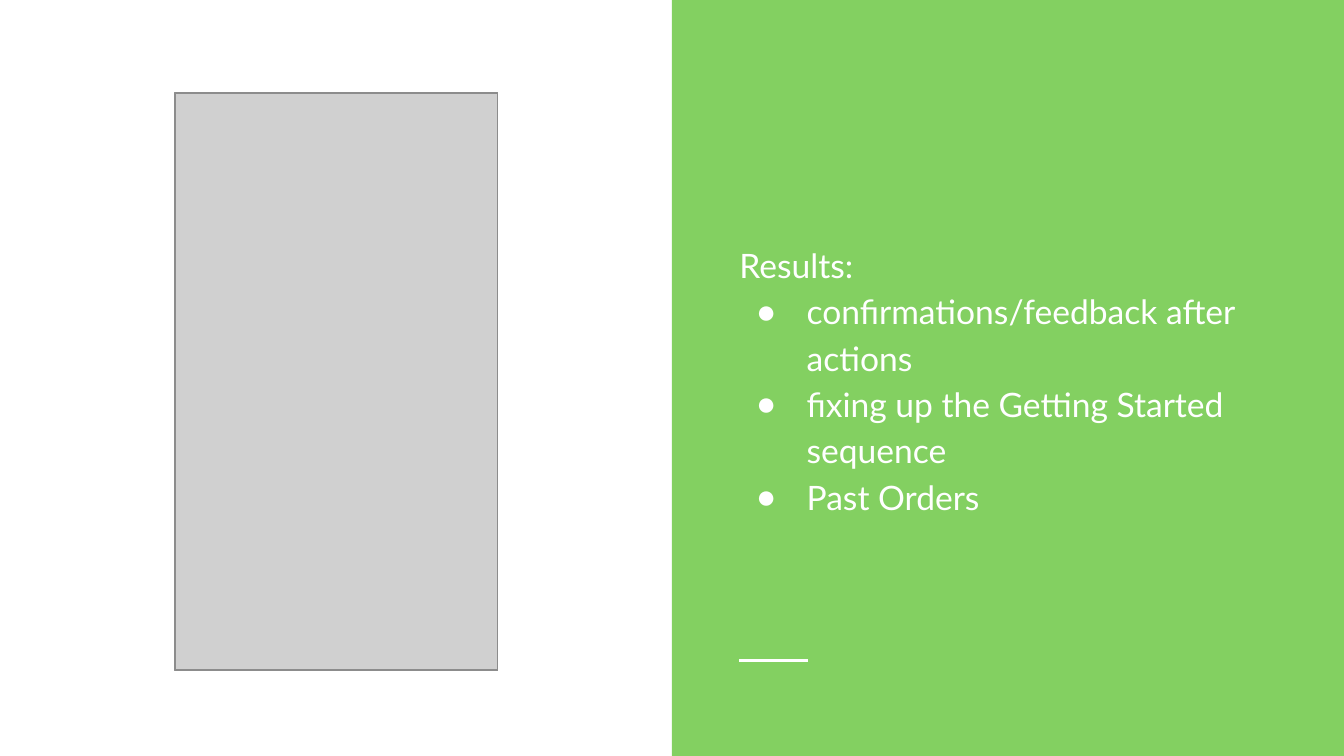
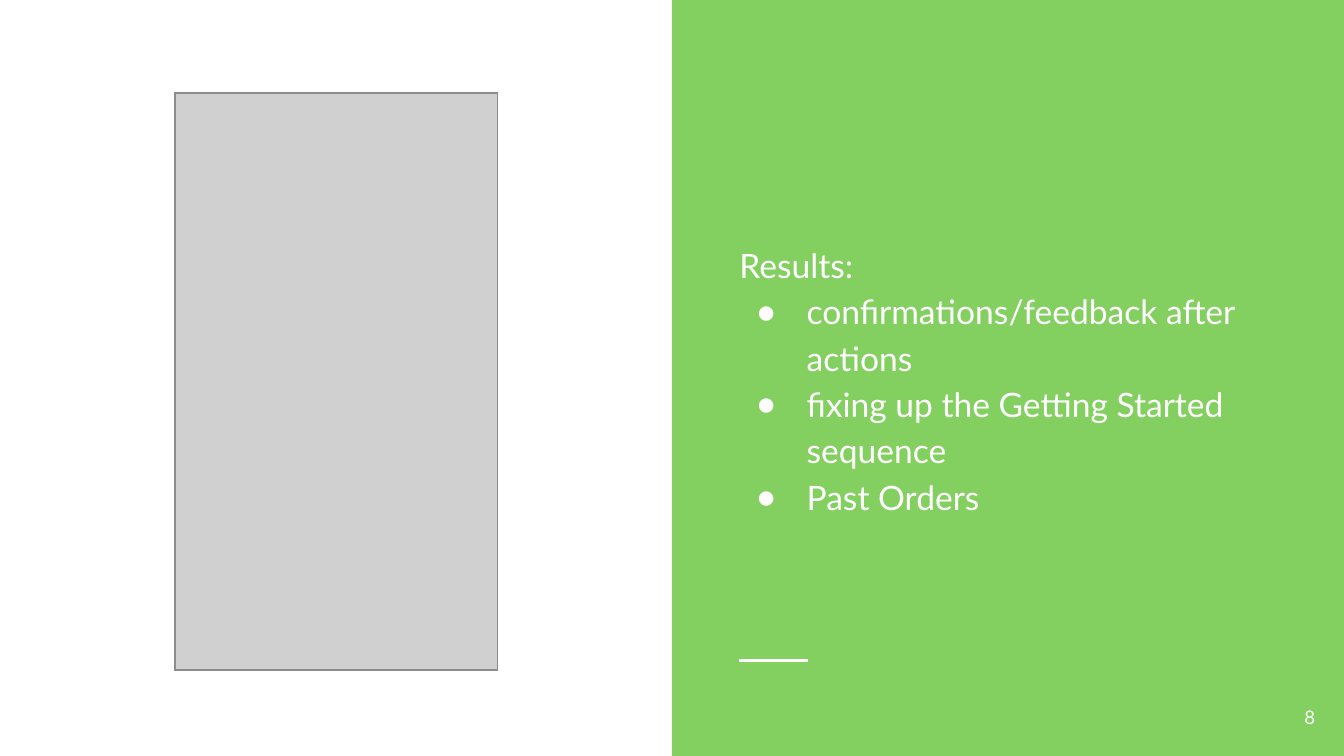
Before and after one commit to InteractionPrototyping/WS2022_WeDeserveArrays, a slide deck: slide 8 of iteration-3/presentation/Milestone 3.pptx. Drawn at 1344x756 pixels with LibreOffice and Linux fonts; fonts in the diff are those of the drawing; grey boxes stand for pictures. Boxes give left, top, right and bottom in pixels: in the first picture for what was removed or moved away, otherwise in the second. Text is boxed around its words. In the diff, an @@ line names an element or a change of style, - is before the commit and + after.

Commit message:
Updated Presentation slides

```diff
--- a/iteration-3/presentation/Milestone 3.pptx
+++ b/iteration-3/presentation/Milestone 3.pptx
@@ page number added at [1304, 710, 1315, 724], 10 pt, text #FFFFFF @@
+8
```
Also in this commit, not shown: 8 other slides changed, 1 other file.
